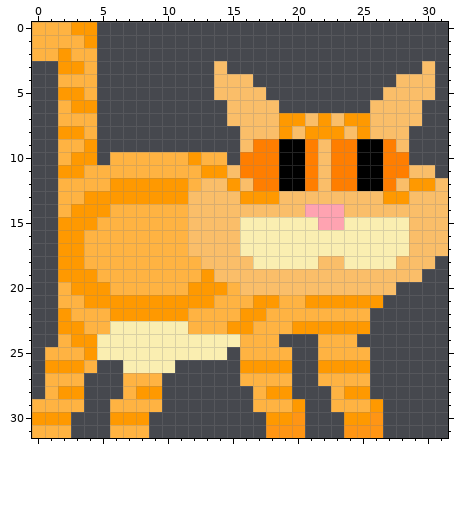
Pixel-art sprite: kiri_walkgame/sources/kiri/run.png. This is how it looked before the edit.
The file is 32x32 pixels. Colours within 5 levels of each other are drawn and written as one.
New version:
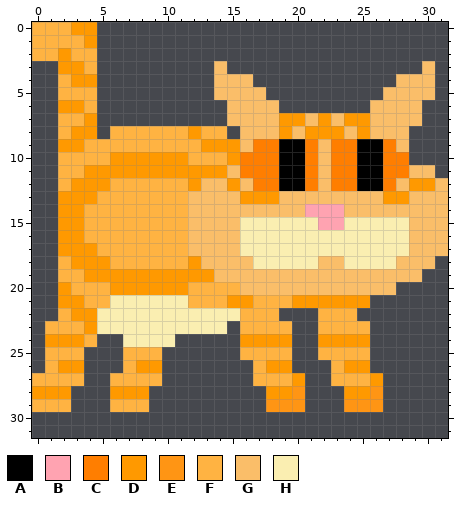
Palette (. is transparent): A #000000  B #ffa3b1  C #ff7e00  D #ff9900  E #ff9514  F #ffb342  G #fabe69  H #faeeb1
Change:
y 4: x 3..4 FF -> DD
y 5: x 2..3 DD -> FF
y 6: x 2 F -> D; x 4 D -> F
y 7: x 4 F -> D
y 8: x 2 D -> F; x 4 F -> D; x 6..14 ......... -> FFFFFFDFF
y 9: x 2..15 FFD........... -> DDFFFFFFFFFDDD
y 10: x 3..12 DD.FFFFFFD -> FFFDDDDDDF; x 15 . -> D
y 11: x 2..12 DDFFFFFFFFF -> FFDDDDDDDDD
y 12: x 3..12 FFFDDDDDDF -> DDDFFFFFFD
y 13: x 2..3 FF -> DD; x 5..11 DDDDDDD -> FFFFFFF
y 14: x 2 F -> D; x 4..5 DD -> FF
y 15: x 4 D -> F
y 17: x 4 F -> D
y 18: x 2 D -> F; x 4..5 FF -> DD; x 12 F -> D
y 19: x 2..3 DD -> FF; x 5..12 FFFFFFFF -> DDDDDDDD
y 20: x 2..14 FDDDFFFFFFDDD -> DFFFDDDDDDFFF
y 21: x 2..13 FFDDDDDDDDDD -> DDFFHHHHHHFF; x 15..18 FFDD -> DDFF; x 20 F -> D; x 26 D -> .
y 22: x 2..17 DFFFDDDDDDFFFFDD -> FDDHHHHHHHHHHHFF; x 19..21 FFF -> ...; x 25 F -> .
y 23: x 1..5 .DDFF -> FFFDH; x 12..16 FFFDD -> HHH.F; x 20..25 DDDDDD -> ..FFFF
y 24: x 1..2 .F -> DD; x 4..6 DHH -> F..; x 11..19 HHHHHFFF. -> .....DDDD; x 22..25 FFF. -> DDDD
y 25: x 4..14 DHHHHHHHHHH -> ...FFF.....
y 26: x 1 D -> F; x 4 F -> .; x 7..10 HHHH -> FDD.; x 16..17 DD -> .F; x 22..23 DD -> .F
y 27: x 0 . -> F; x 6 . -> F; x 16 F -> .; x 20 . -> D; x 22 F -> .; x 26 . -> D
y 28: x 0..1 .F -> DD; x 3 D -> .; x 6..7 .F -> DD; x 9 D -> .; x 17 F -> .; x 20 . -> E; x 23 F -> .; x 26 . -> E
y 29: x 3 F -> .; x 9 F -> .; x 17..20 FFFD -> .EEE; x 23..26 FFFD -> .EEE
y 30: x 0..2 DDD -> ...; x 6..8 DDD -> ...; x 18..20 DDE -> ...; x 24..26 DDE -> ...
y 31: x 0..2 FFF -> ...; x 6..8 FFF -> ...; x 18..20 EEE -> ...; x 24..26 EEE -> ...
Pixel boxes of the changes (left, top, right, bottom) in both pictures:
changed: (32, 74, 383, 438)
